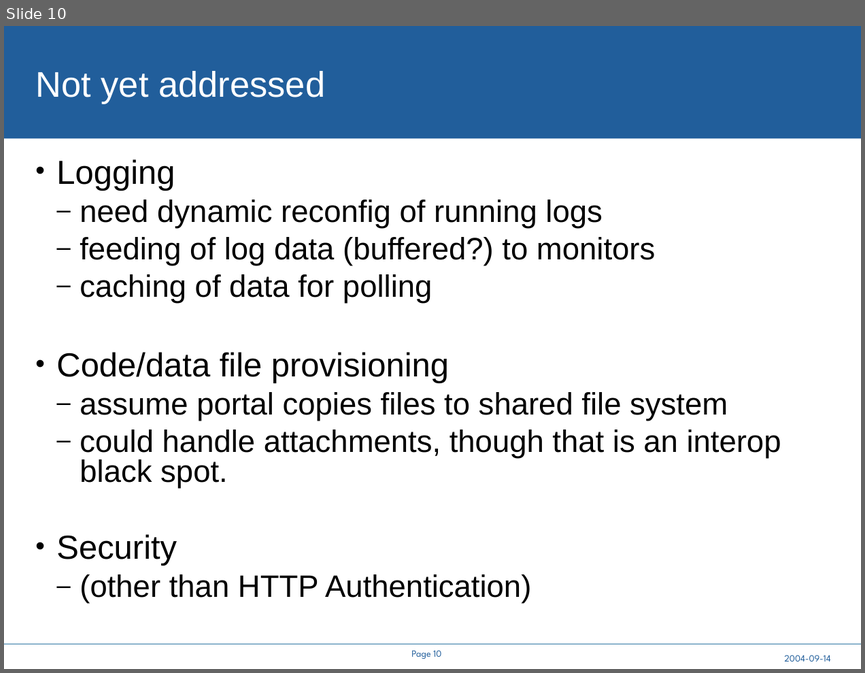
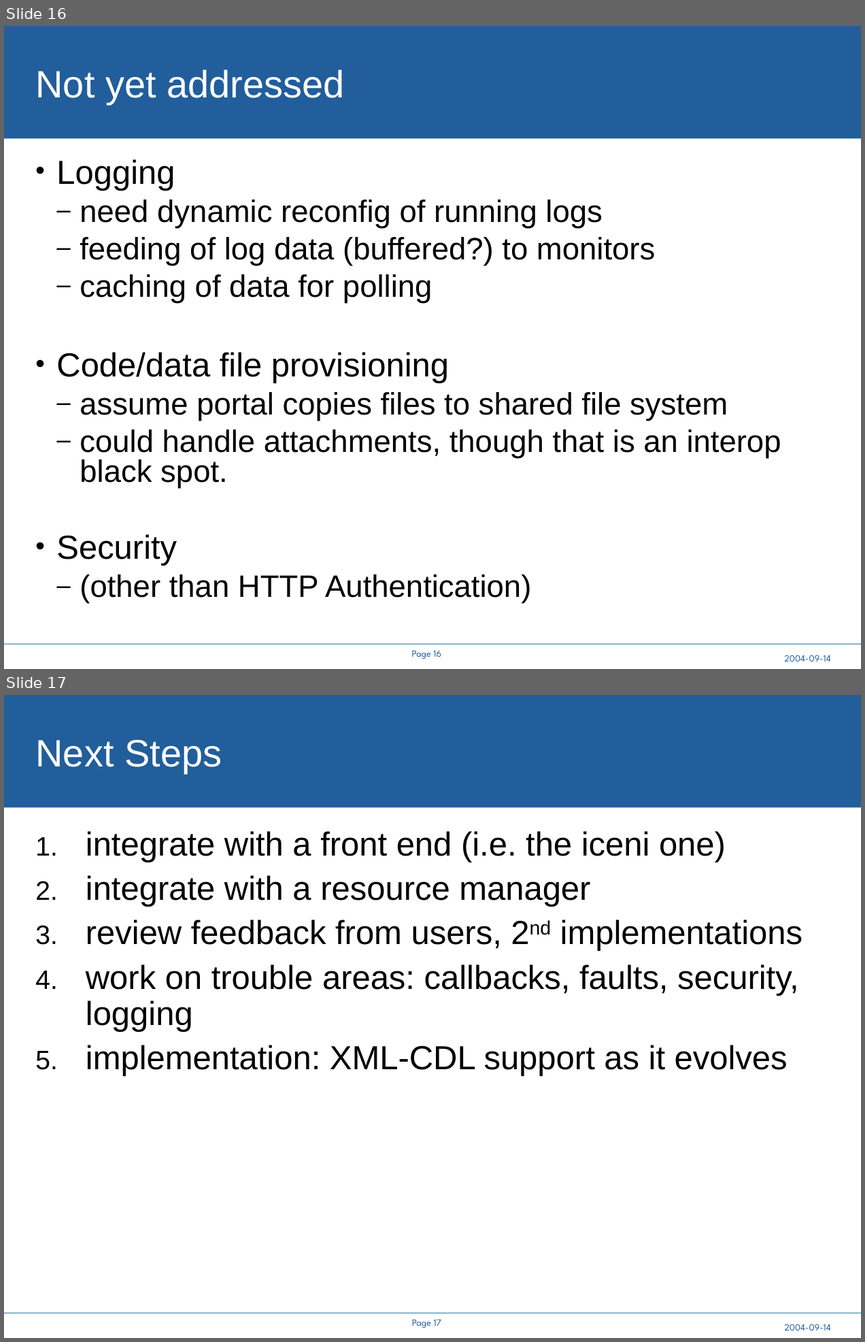
Before and after one commit to steveloughran/smartfrog, a slide deck: core/components/cddlm/doc/A Service API for deployment.ppt. Shown one above the other, each under a label of ours: slide 10 before the commit, slides 16 and 17 after it. The pictures are 865x673 and 865x1342 pixels, drawn with LibreOffice and Linux fonts; fonts in the diff are those of the drawing; background and template pictures are left out. Boxes give left, top, right and bottom in pixels: in the first picture for what was removed or moved away, otherwise in the second. Text is boxed around its words. In the diff, an @@ line names an element or a change of style, - is before the commit and + after.

Commit message:
Pre demo edition; callbacks are now *working*

```diff
--- a/core/components/cddlm/doc/A Service API for deployment.ppt
+++ b/core/components/cddlm/doc/A Service API for deployment.ppt
@@ slide 17 added at box(4, 695, 861, 1338), background #FFFFFF; not listed: 4 template elements that a slide beside it also shows @@
@@ title added at box(36, 740, 222, 774), 32 pt, text #FFFFFF @@
+Next Steps
@@ text added at box(86, 831, 802, 1076), 28 pt, text #000000 @@
+1. integrate with a front end (i.e. the iceni one)
+2. integrate with a resource manager
+3. review feedback from users, 2nd implementations
+4. work on trouble areas: callbacks, faults, security, logging
+5. implementation: XML-CDL support as it evolves
@@ what was slide 10 is now slide 16 @@
@@ slide 16 changed as well @@
@@ title "Not yet addressed" at box(36, 70, 344, 105): size 30 to 32 pt @@
@@ page number at box(412, 650, 441, 658): text changed @@
-Page 10
+Page 16
```
Also in this commit, not shown: 9 other slides changed, 7 other slides added, 19 other files.
